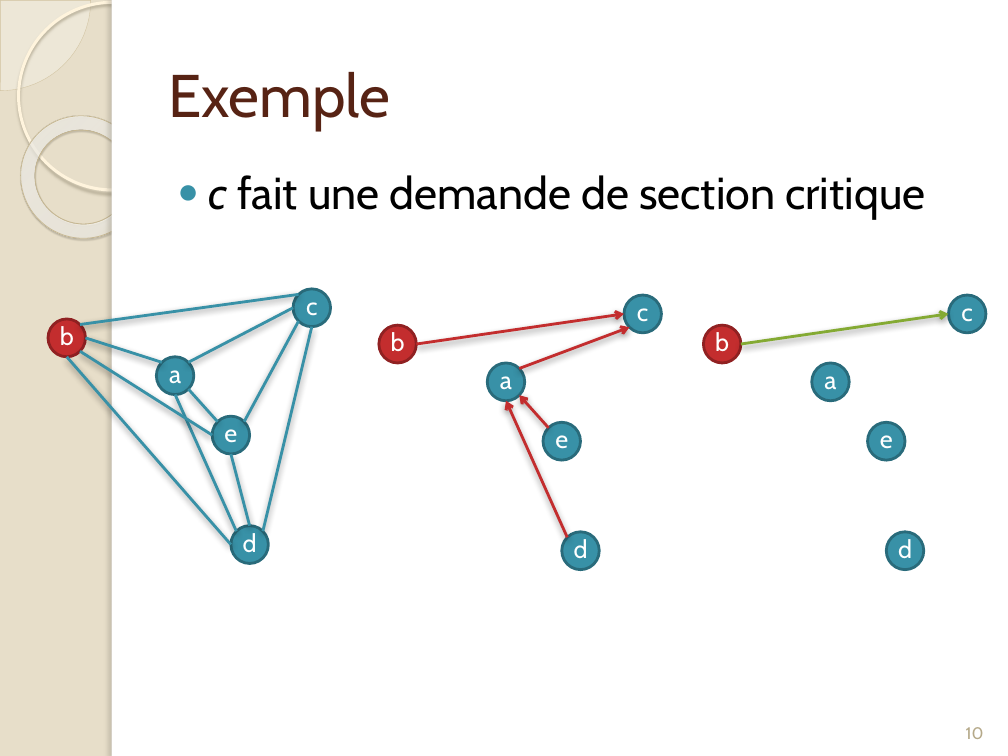
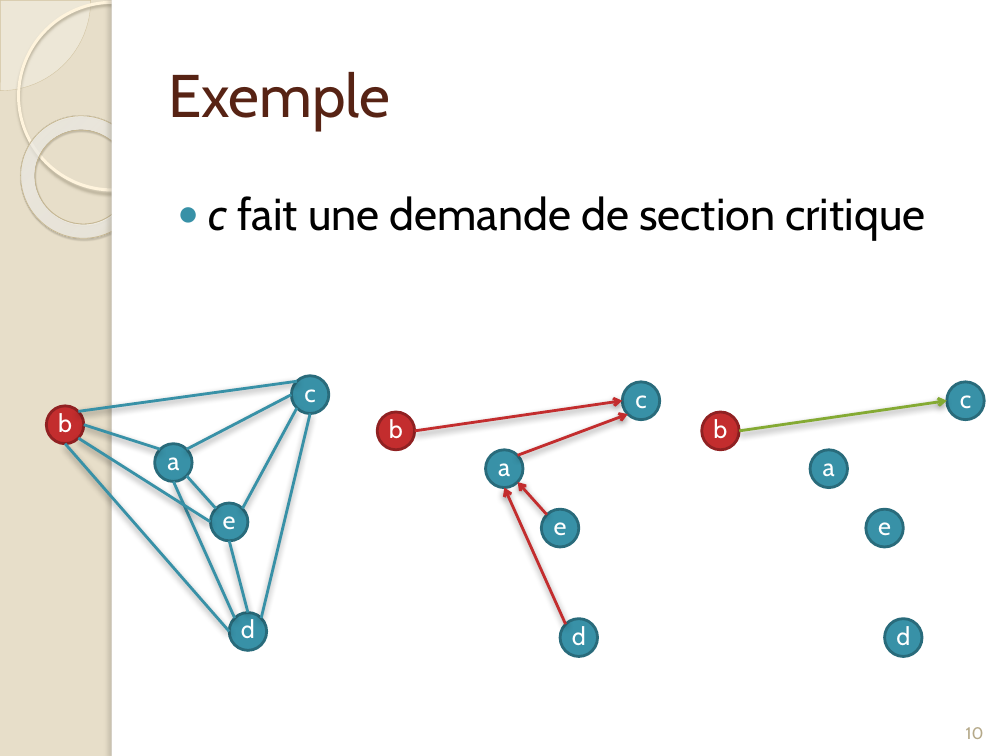
Before and after one commit to Origraena/moca, a slide deck: slide 11 of fmin212/Presentation/presAlgoDist.pptx. Drawn at 1008x756 pixels with LibreOffice and Linux fonts; fonts in the diff are those of the drawing. Boxes give left, top, right and bottom in pixels: in the first picture for what was removed or moved away, otherwise in the second. Text is boxed around its words. In the diff, an @@ line names an element or a change of style, - is before the commit and + after.

```diff
--- a/fmin212/Presentation/presAlgoDist.pptx
+++ b/fmin212/Presentation/presAlgoDist.pptx
@@ text "c fait une demande de ..." at (209, 196, 925, 241): line spacing 1 to 1.4 @@
@@ 2 lines, 2 arrows: place and size @@
-2 lines, 2 arrows at (175, 307, 949, 531)
+2 lines, 2 arrows at (173, 395, 947, 618)
@@ 15 ellipses, 8 lines, 3 arrows: place and size @@
-15 ellipses, 8 lines, 3 arrows at (48, 289, 986, 571)
+15 ellipses, 8 lines, 3 arrows at (46, 376, 984, 657)
```
Also in this commit, not shown: 16 other slides changed, 11 slides added, 2 other files.
